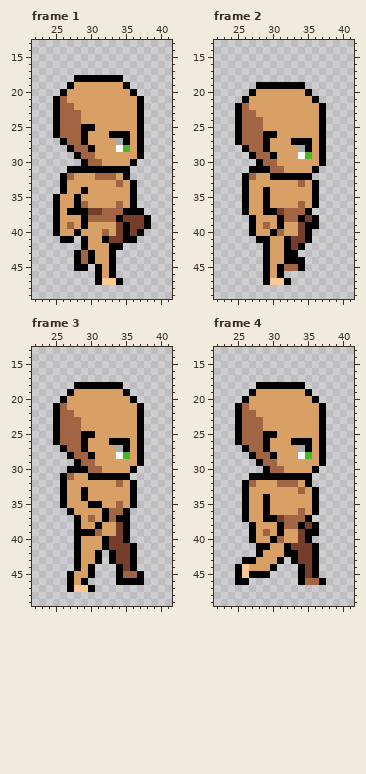
Pixel-art file: assets/Entities/Characters/Body_A/Animations/Walk_Base/Walk_Side.aseprite. The first picture shows the starting point.
64x64 pixels, 6 frames. Pixels under 10% opacity are left out. Colours within 5 levels of each other are drawn and written as one. Shown: frame 1: x 22..41, y 13..49; frame 2: x 22..41, y 13..49; frame 3: x 22..41, y 13..49; frame 4: x 22..41, y 13..49. The commit also changed other frames, which this record leaves out.
After the commit:
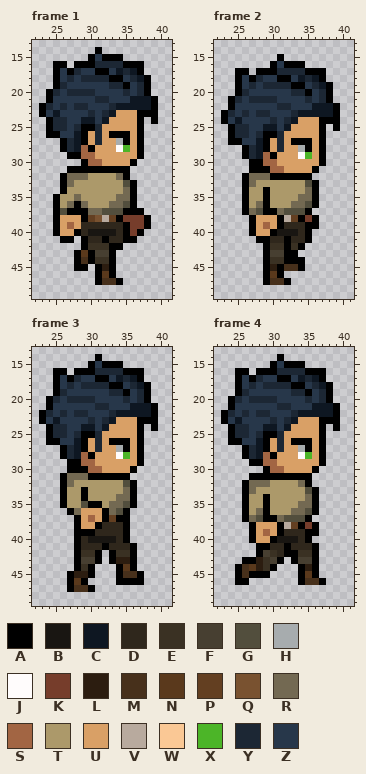
Palette (. is transparent): A #000000  B #191612  C #0e1722  D #2f271c  E #3a3123  F #473f31  G #524e3d  H #a7acae  J #fffcfc  K #763d2b  L #2c1d10  M #47301b  N #5a391c  P #633f21  Q #795230  R #736952  S #a26543  T #ac996a  U #d9a066  V #b8aa9e  W #fac895  X #4cb528  Y #1c2734  Z #27374a
What changed:
layer "Pants" added
layer "Boots" added
layer "Shirt" added
layer "Hair-V1-F1" added
Changed rows in their new state; - is an unchanged pixel.
Frame 1:
first column x 23:
14 --------A--------
15 -------AZAAA-----
16 --AA-AAAYYYYAAA--
17 --AZAYZZAAZCYCA--
18 --AZYZYYYY--ZYCA-
19 --AYZZZZZZYY-ZYA-
20 -AYZYYYYZZZZYZYA-
21 -AZZZZZZYYZZZCCCA
22 AYZYZYYZZZYCCCCCA
23 AZCZZZZYZYC----AA
24 -AYYZZCCZC------A
25 -AYYZY--Y--------
26 -A-ZZC--Y--------
27 ----YC--Y--------
28 ---AYC-----------
29 ----A------------
32 ----RRRTTTTR-----
33 ----RTTTTTTTG----
34 ----TTTTTTTTR----
35 ---TTRTTTTTRR----
36 ---TR-RTTTRRG----
37 ---G---RRGGG-----
38 -------PQVP------
39 ------DDDDDD-----
40 ------DBBBBD-----
41 -------DD-DD-----
42 -------EEE-------
43 ------N-FF-------
44 ------M-EE-------
45 ---------L-------
46 ---------N-------
47 ---------MM------
Frame 2:
first column x 23:
15 --------A--------
16 -------AZAAA-----
17 --AA-AAAYYYYAAA--
18 --AZAYZZAAZCYCA--
19 --AZYZYYYY--ZYCA-
20 --AYZZZZZZYY-ZYA-
21 -AYZYYYYZZZZYZYA-
22 -AZZZZZZYYZZZCCCA
23 AYZYZYYZZZYCCCCCA
24 AZCZZZZYZYC----AA
25 -AYYZZCCZC------A
26 -AYYZY--Y--------
27 -A-ZZC--Y--------
28 ----YC--Y--------
29 ---AYC-----------
30 ----A------------
32 ----RRR----------
33 ----RTTTTTTTG----
34 ----TT-TTTTTR----
35 ----TT-TTTTRR----
36 ----TR-TTTRRG----
37 ----RG--RGGG-----
38 ---------VP------
39 ---------DDD-----
40 --------BBBD-----
41 -------DD-DD-----
42 -------EE-E------
43 -------FF--------
44 -------EE--------
45 -------L-MM------
46 -------N---------
47 -------MM--------
Frame 3:
first column x 23:
14 --------A--------
15 -------AZAAA-----
16 --AA-AAAYYYYAAA--
17 --AZAYZZAAZCYCA--
18 --AZYZYYYY--ZYCA-
19 --AYZZZZZZYY-ZYA-
20 -AYZYYYYZZZZYZYA-
21 -AZZZZZZYYZZZCCCA
22 AYZYZYYZZZYCCCCCA
23 AZCZZZZYZYC----AA
24 -AYYZZCCZC------A
25 -AYYZY--Y--------
26 -A-ZZC--Y--------
27 ----YC--Y--------
28 ---AYC-----------
29 ----A------------
31 ----RRR----------
32 ----RTTTTTTTG----
33 ----TT-TTTTTR----
34 ----TT-TTTTRR----
35 ----TTG--TRRG----
36 -----R----RG-----
37 ----------P------
38 ---------DDD-----
39 --------DDDD-----
40 ------DBBBBD-----
41 ------DDD-DDD----
42 ------EE---EE----
43 ------FF---LL----
44 ------E-----N----
45 -----LL-----MM---
46 -----N-----------
47 -----MM----------
Frame 4:
first column x 23:
14 --------A--------
15 -------AZAAA-----
16 --AA-AAAYYYYAAA--
17 --AZAYZZAAZCYCA--
18 --AZYZYYYY--ZYCA-
19 --AYZZZZZZYY-ZYA-
20 -AYZYYYYZZZZYZYA-
21 -AZZZZZZYYZZZCCCA
22 AYZYZYYZZZYCCCCCA
23 AZCZZZZYZYC----AA
24 -AYYZZCCZC------A
25 -AYYZY--Y--------
26 -A-ZZC--Y--------
27 ----YC--Y--------
28 ---AYC-----------
29 ----A------------
32 ----RRRTTTTR-----
33 ----RTTTTTTTG----
34 ----TT-TTTTTR----
35 ----TT-TTTTRR----
36 ----TR-TTTRRG----
37 ----RG--RGGG-----
38 ---------VP------
39 ---------DDD-----
40 --------BBBD-----
41 -------DD-DDD----
42 ------FED--EE----
43 -----LEF---FF----
44 ---MNLE-----L----
45 ---M--------N----
46 ------------MM---
Pixel boxes of the changes (left, top, right, bottom) in both pictures:
changed: (39, 47, 158, 285)
changed: (221, 54, 340, 285)
changed: (39, 354, 158, 592)
changed: (221, 354, 340, 585)
